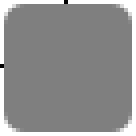
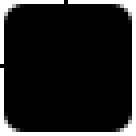
Layered file, before and after one edit (136x136). Changes by layer:
"xhdpi": opacity 50% → 100% over bbox(4, 4, 132, 132)
